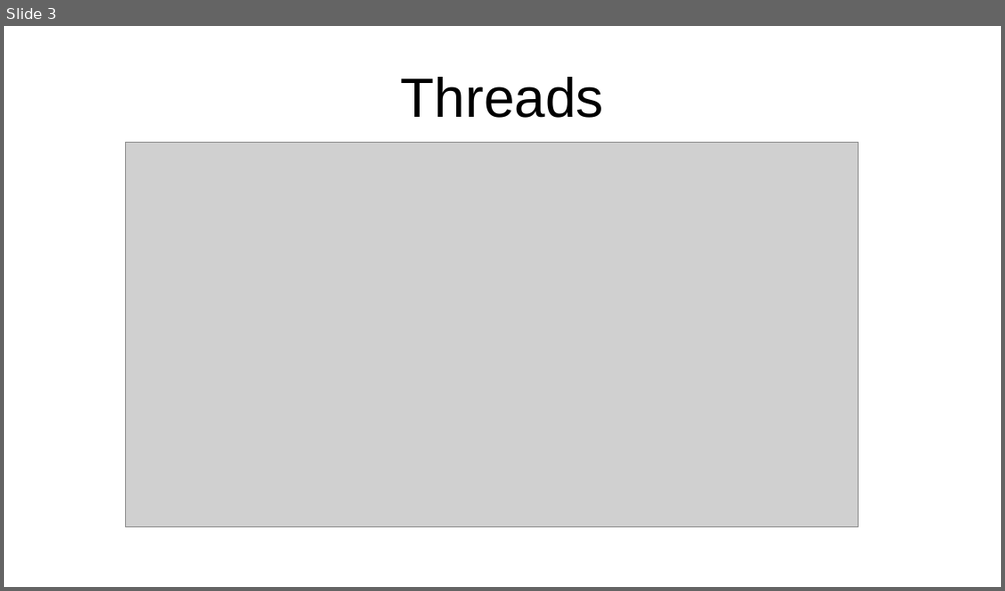
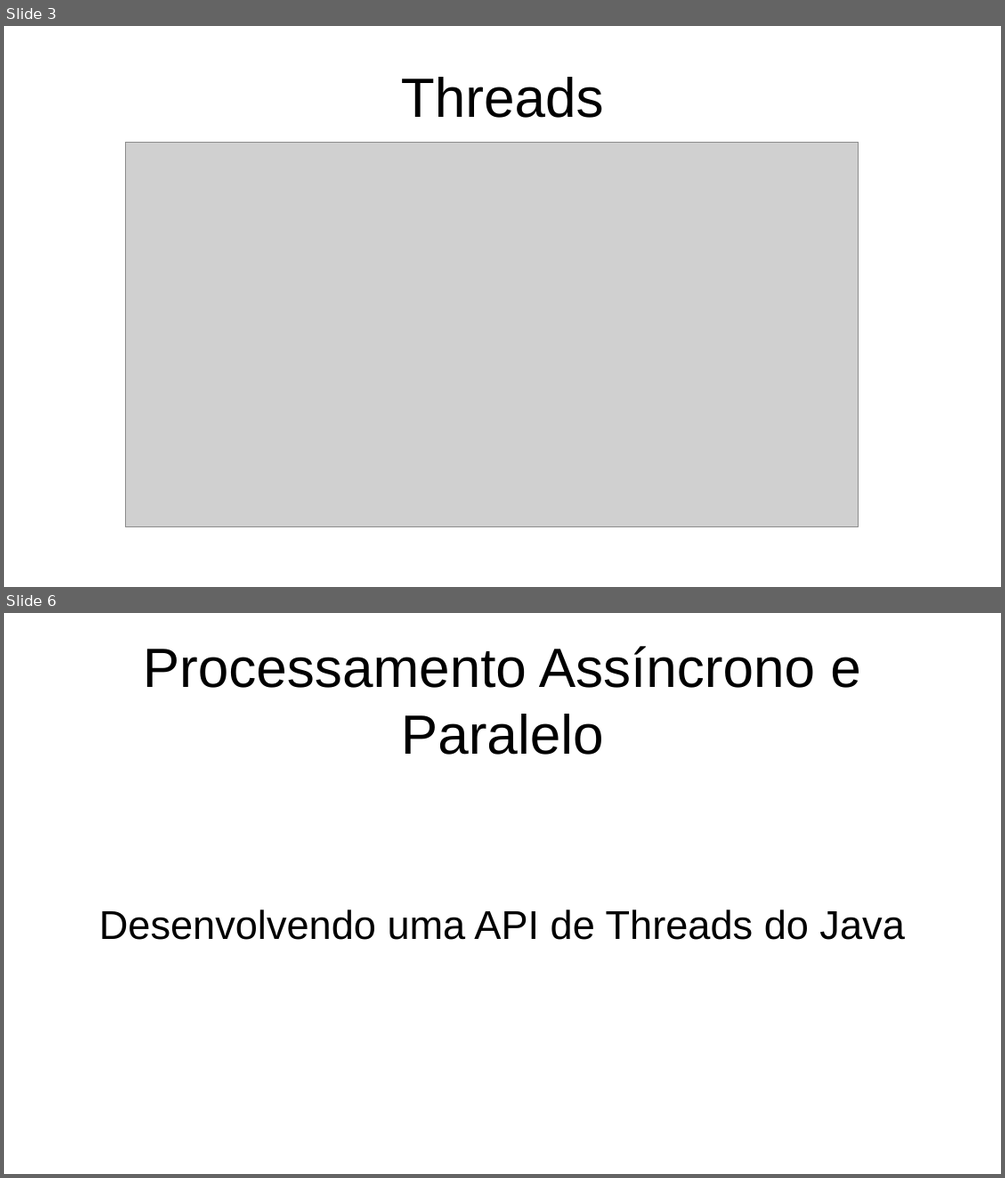
Before and after one commit to tiagogomes187/bootcamp_banco_inter, a slide deck: Processamento Assíncrono e Paralelo/Processamento Assíncrono e Paralelo.odp. Shown one above the other, each under a label of ours: slide 3 before the commit, slides 3 and 6 after it; the slides between them are not shown. The pictures are 1005x591 and 1005x1178 pixels, drawn with LibreOffice and Linux fonts; fonts in the diff are those of the drawing; grey boxes stand for pictures. Boxes give left, top, right and bottom in pixels: in the first picture for what was removed or moved away, otherwise in the second. Text is boxed around its words. In the diff, an @@ line names an element or a change of style, - is before the commit and + after.

```diff
--- a/Processamento Assíncrono e Paralelo/Processamento Assíncrono e Paralelo.odp
+++ b/Processamento Assíncrono e Paralelo/Processamento Assíncrono e Paralelo.odp
@@ slide 6 added at (4, 613, 1001, 1174), background #FFFFFF @@
@@ title added at (143, 646, 861, 755), 44 pt, text #000000 @@
+Processamento Assíncrono e Paralelo
@@ text added at (99, 909, 904, 940), 32 pt, text #000000 @@
+Desenvolvendo uma API de Threads do Java
```
Also in this commit, not shown: 3 other slides added, 1 slide removed.
